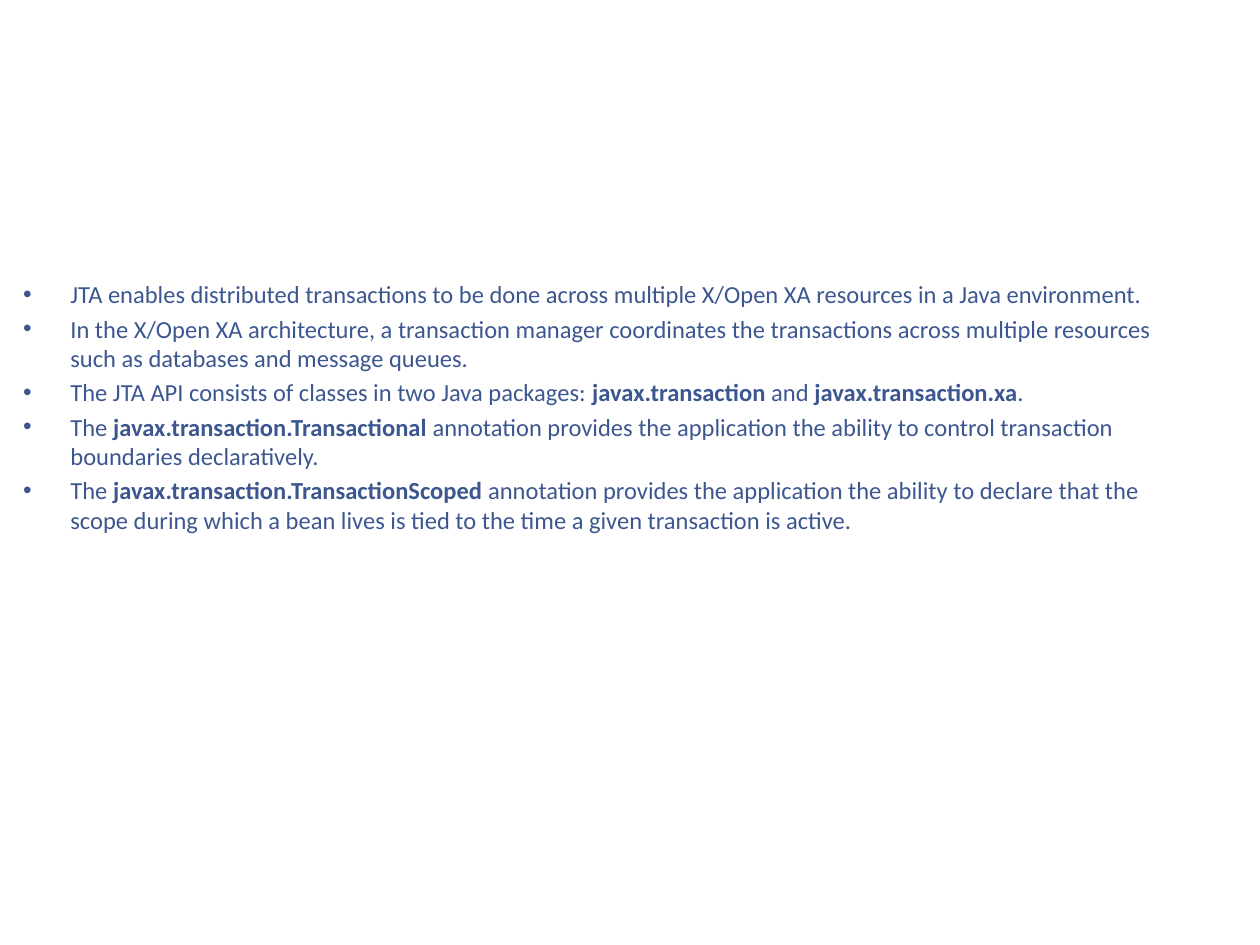
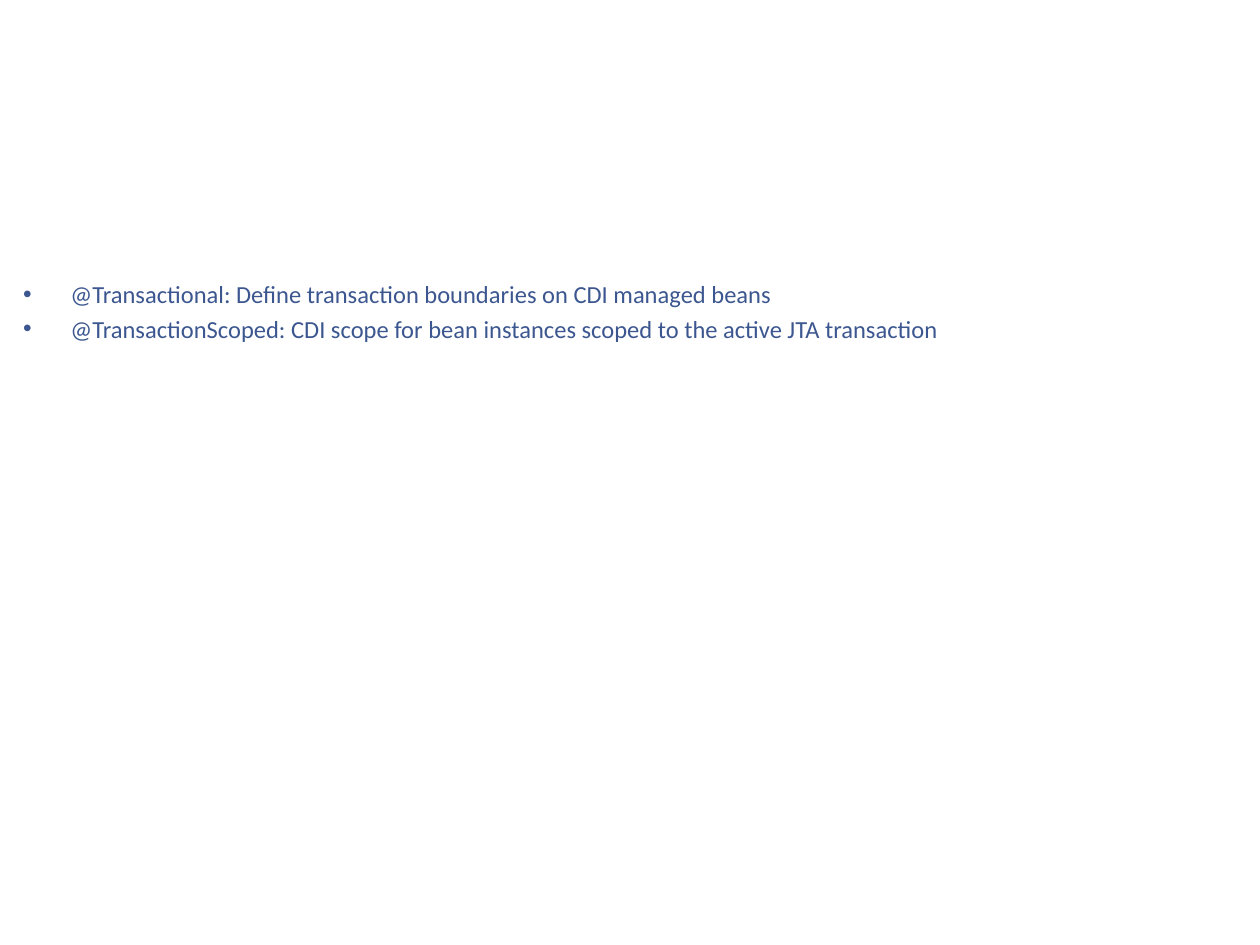
Before and after one commit to kenshincommon/ppts, a slide deck: slide 48 of Presentations/JavaEnterprise7/JavaEnterprise7.pptx (slide 42 before the commit). Drawn at 1260x945 pixels with LibreOffice and Linux fonts; fonts in the diff are those of the drawing; background and template pictures are left out. Boxes give left, top, right and bottom in pixels: in the first picture for what was removed or moved away, otherwise in the second. Text is boxed around its words. In the diff, an @@ line names an element or a change of style, - is before the commit and + after.

```diff
--- a/Presentations/JavaEnterprise7/JavaEnterprise7.pptx
+++ b/Presentations/JavaEnterprise7/JavaEnterprise7.pptx
@@ text at [70,286,937,342]: text changed @@
-• JTA enables distributed transactions to be done across multiple X/Open XA resources in a Java environment.
-• In the X/Open XA architecture, a transaction manager coordinates the transactions across multiple resources such as databases and message queues.
-• The JTA API consists of classes in two Java packages: javax.transaction and javax.transaction.xa.
-• The javax.transaction.Transactional annotation provides the application the ability to control transaction boundaries declaratively.
-• The javax.transaction.TransactionScoped annotation provides the application the ability to declare that the scope during which a bean lives is tied to the time a given transaction is active.
+• @Transactional: Define transaction boundaries on CDI managed beans
+• @TransactionScoped: CDI scope for bean instances scoped to the active JTA transaction
```
Also in this commit, not shown: 22 other slides changed, 41 slides added, 31 slides removed, 1 other file.
